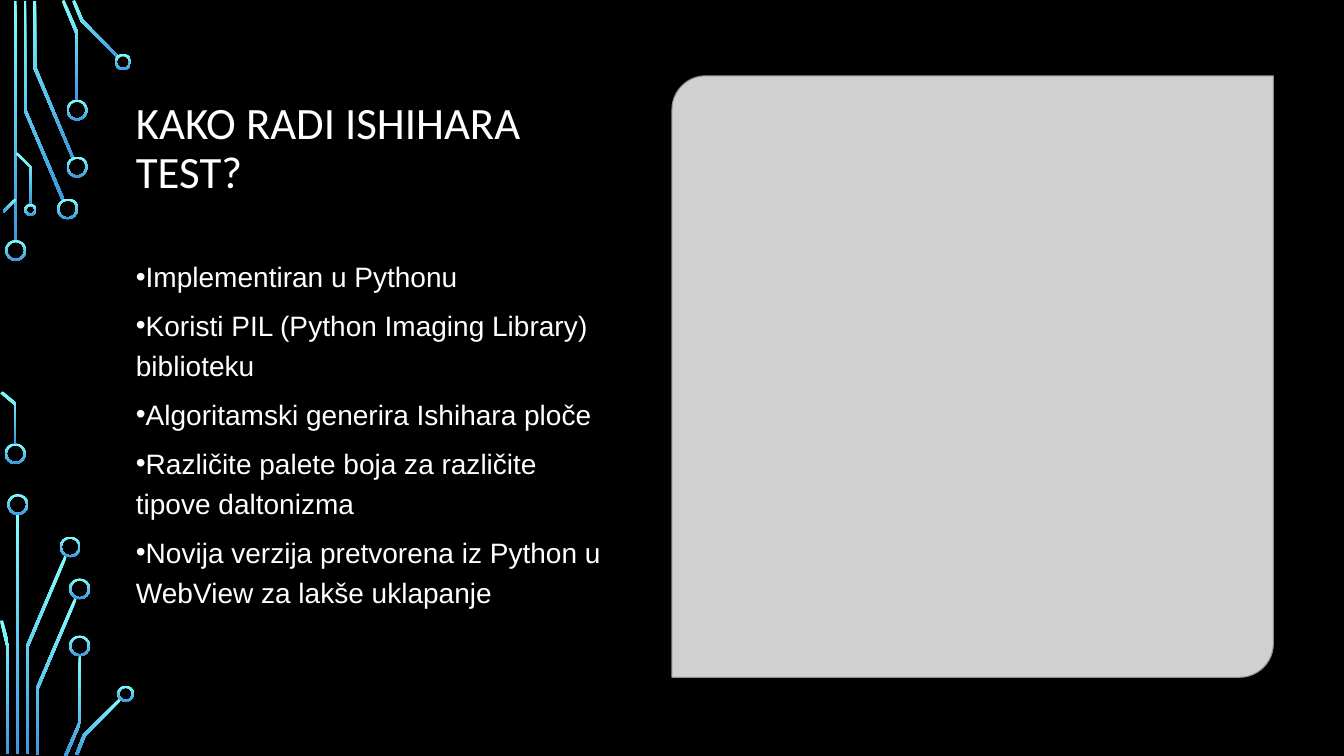
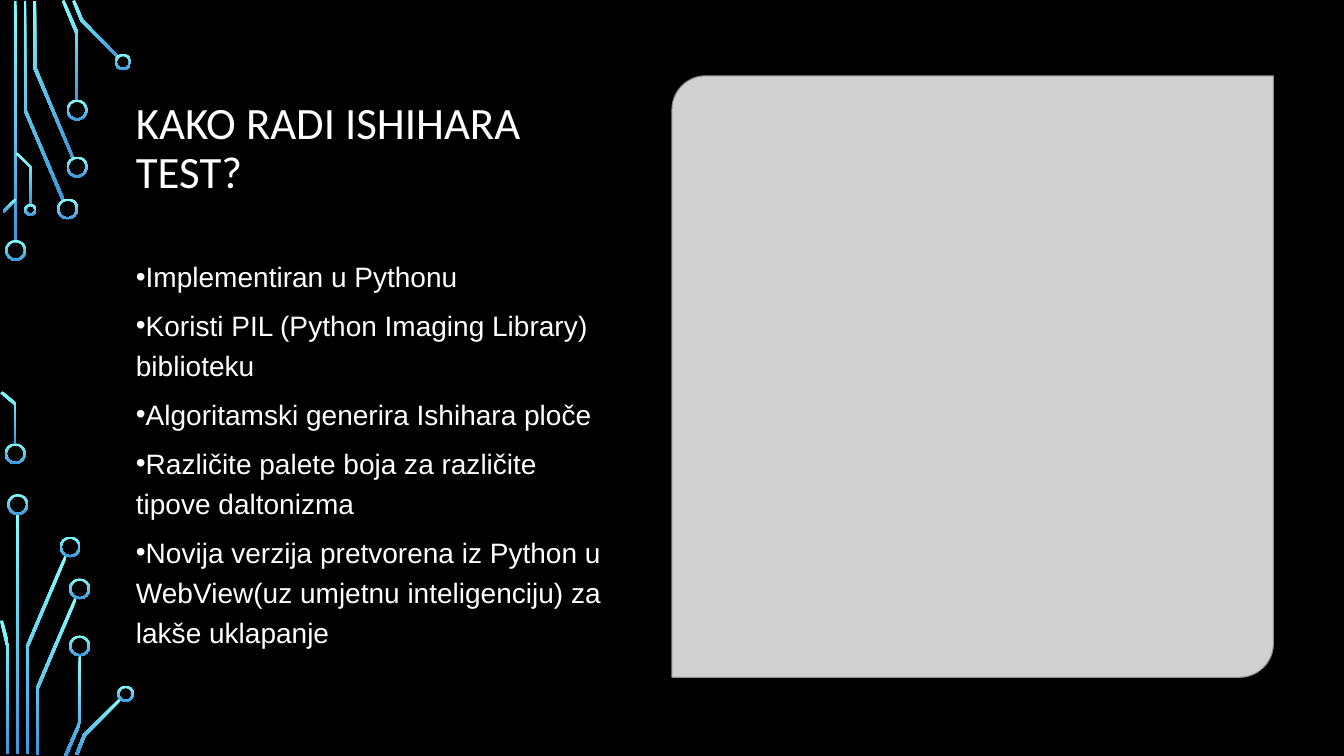
Before and after one commit to Jsjjjs6066/VSC-a11y, a slide deck: slide 8 of docs/VSCA11Y_Prezentacija.pptx. Drawn at 1344x756 pixels with LibreOffice and Linux fonts; fonts in the diff are those of the drawing; grey boxes stand for pictures; background and template pictures are left out. Boxes give left, top, right and bottom in pixels: in the first picture for what was removed or moved away, otherwise in the second. Text is boxed around its words. In the diff, an @@ line names an element or a change of style, - is before the commit and + after.

```diff
--- a/docs/VSCA11Y_Prezentacija.pptx
+++ b/docs/VSCA11Y_Prezentacija.pptx
@@ text at bbox=[136, 542, 601, 649]: text changed @@
-• Novija verzija pretvorena iz Python u WebView za lakše uklapanje
+• Novija verzija pretvorena iz Python u WebView(uz umjetnu inteligenciju) za lakše uklapanje
```
Also in this commit, not shown: 2 slides added, 1 other file.
